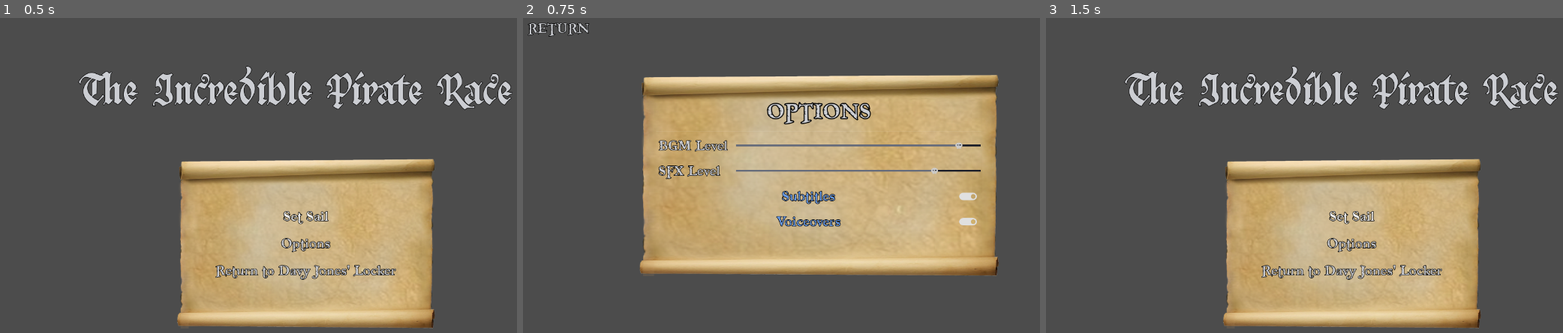
Above: before the commit, frames 1-3 (left to right).
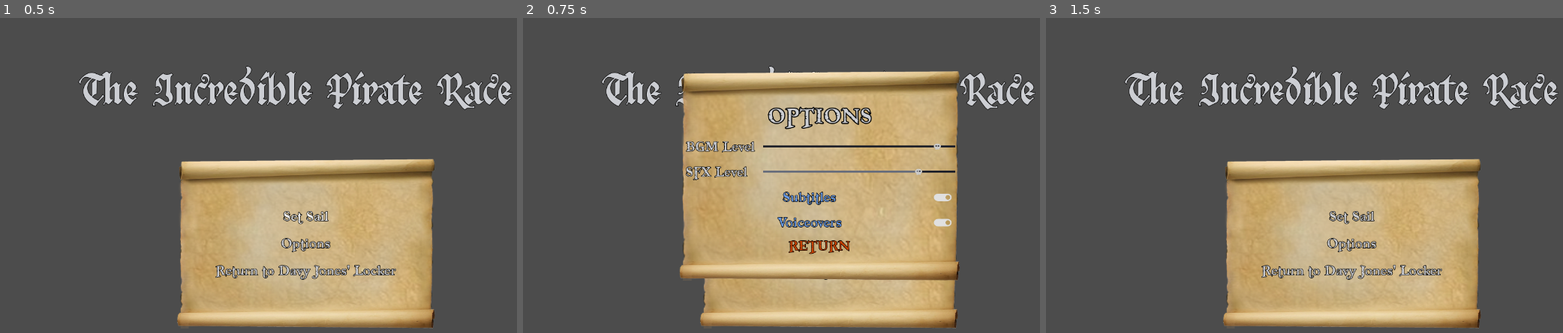
Above: after the commit, the same moments.

Repository: Inglo-Games/GodotWildJam19
Game: Godot game, scene res://scenes/main_menu.tscn
The game is run twice, just before and just after one commit, with the same random seed, the same clock (stepped at 60 frames per second) and the same inputs.
Inputs:
- Up to frame 1 (0.5 s): no input
- Up to frame 2 (0.75 s): click "Options" at 0.5 s
- Up to frame 3 (1.5 s): click "RETURN" at 1.25 s

Frame 1 is identical in both runs. In frame 2, 30% of the frame differs, in the area x 0-100%, y 1-99%; in frame 3, less than 0.1%.

Commit message:
Changing options menu to popup

Diff:
--- a/scenes/options.tscn
+++ b/scenes/options.tscn
@@ -1,10 +1,8 @@
-[gd_scene load_steps=7 format=2]
+[gd_scene load_steps=5 format=2]
 
 [ext_resource path="res://assets/menu.theme" type="Theme" id=1]
 [ext_resource path="res://assets/fonts/Freebooter.ttf" type="DynamicFontData" id=2]
 [ext_resource path="res://scripts/options.gd" type="Script" id=3]
-[ext_resource path="res://assets/audio/waves.ogg" type="AudioStream" id=4]
-[ext_resource path="res://assets/audio/gulls.ogg" type="AudioStream" id=5]
 
 [sub_resource type="DynamicFont" id=1]
 size = 64
@@ -13,71 +11,53 @@
 use_filter = true
 font_data = ExtResource( 2 )
 
-[node name="options" type="Control"]
+[node name="options" type="PopupPanel"]
+visible = true
 anchor_top = -0.00107469
 anchor_right = 1.0
 anchor_bottom = 0.998925
-margin_left = -1.16635
-margin_right = -1.16638
+margin_top = 0.773777
+margin_right = -680.0
+margin_bottom = -269.226
+rect_min_size = Vector2( 600, 450 )
 theme = ExtResource( 1 )
+popup_exclusive = true
 script = ExtResource( 3 )
 __meta__ = {
 "_edit_use_anchors_": false
 }
 
-[node name="back_btn" type="Button" parent="."]
-margin_left = 19.0003
-margin_top = 25.0002
-margin_right = 151.0
-margin_bottom = 67.0002
-focus_neighbour_bottom = NodePath("../panel/vbox/sliders_container/bgm_slider")
-focus_next = NodePath("../panel/vbox/sliders_container/bgm_slider")
-text = "RETURN"
-align = 0
+[node name="vbox" type="VBoxContainer" parent="."]
+anchor_left = 0.05
+anchor_top = 0.1
+anchor_right = 0.95
+anchor_bottom = 0.9
+margin_left = -18.8963
+margin_top = 9.52975
+margin_right = 20.7469
+margin_bottom = -2.0
+alignment = 1
 __meta__ = {
 "_edit_use_anchors_": false
 }
 
-[node name="panel" type="Panel" parent="."]
-anchor_left = 0.2
-anchor_top = 0.2
-anchor_right = 0.8
-anchor_bottom = 0.8
-__meta__ = {
-"_edit_use_anchors_": false
-}
-
-[node name="vbox" type="VBoxContainer" parent="panel"]
-anchor_left = 0.05
-anchor_top = 0.1
-anchor_right = 0.95
-anchor_bottom = 0.9
-__meta__ = {
-"_edit_use_anchors_": false
-}
-
-[node name="title" type="Label" parent="panel/vbox"]
-margin_right = 691.0
-margin_bottom = 73.0
+[node name="title" type="Label" parent="vbox"]
+margin_top = 6.0
+margin_right = 579.0
+margin_bottom = 79.0
 custom_fonts/font = SubResource( 1 )
 text = "OPTIONS"
 align = 1
-valign = 1
 
-[node name="HSeparator" type="HSeparator" parent="panel/vbox"]
-margin_top = 77.0
-margin_right = 691.0
-margin_bottom = 81.0
-
-[node name="sliders_container" type="GridContainer" parent="panel/vbox"]
-margin_top = 85.0
-margin_right = 691.0
-margin_bottom = 189.0
+[node name="sliders_container" type="GridContainer" parent="vbox"]
+margin_top = 83.0
+margin_right = 579.0
+margin_bottom = 187.0
 custom_constants/vseparation = 4
 custom_constants/hseparation = 14
 columns = 2
 
-[node name="bgm_label" type="Label" parent="panel/vbox/sliders_container"]
+[node name="bgm_label" type="Label" parent="vbox/sliders_container"]
 margin_right = 156.0
 margin_bottom = 50.0
 text = "BGM Level"
@@ -85,10 +65,10 @@
 "_edit_use_anchors_": false
 }
 
-[node name="bgm_slider" type="HSlider" parent="panel/vbox/sliders_container"]
+[node name="bgm_slider" type="HSlider" parent="vbox/sliders_container"]
 margin_left = 170.0
 margin_top = 18.0
-margin_right = 691.0
+margin_right = 579.0
 margin_bottom = 31.0
 focus_neighbour_top = NodePath("../../../../back_btn")
 focus_neighbour_bottom = NodePath("../sfx_slider")
@@ -99,7 +79,7 @@
 min_value = -72.0
 max_value = 6.0
 
-[node name="sfx_label" type="Label" parent="panel/vbox/sliders_container"]
+[node name="sfx_label" type="Label" parent="vbox/sliders_container"]
 margin_top = 54.0
 margin_right = 156.0
 margin_bottom = 104.0
@@ -108,10 +88,10 @@
 "_edit_use_anchors_": false
 }
 
-[node name="sfx_slider" type="HSlider" parent="panel/vbox/sliders_container"]
+[node name="sfx_slider" type="HSlider" parent="vbox/sliders_container"]
 margin_left = 170.0
 margin_top = 72.0
-margin_right = 691.0
+margin_right = 579.0
 margin_bottom = 85.0
 focus_neighbour_top = NodePath("../bgm_slider")
 focus_neighbour_bottom = NodePath("../../subs_btn")
@@ -122,10 +102,10 @@
 min_value = -72.0
 max_value = 6.0
 
-[node name="subs_btn" type="CheckButton" parent="panel/vbox"]
-margin_top = 193.0
-margin_right = 691.0
-margin_bottom = 243.0
+[node name="subs_btn" type="CheckButton" parent="vbox"]
+margin_top = 191.0
+margin_right = 579.0
+margin_bottom = 241.0
 focus_neighbour_top = NodePath("../sliders_container/sfx_slider")
 focus_neighbour_bottom = NodePath("../voice_btn")
 focus_next = NodePath("../voice_btn")
@@ -134,27 +114,23 @@
 text = "Subtitles"
 align = 1
 
-[node name="voice_btn" type="CheckButton" parent="panel/vbox"]
-margin_top = 247.0
-margin_right = 691.0
-margin_bottom = 297.0
+[node name="voice_btn" type="CheckButton" parent="vbox"]
+margin_top = 245.0
+margin_right = 579.0
+margin_bottom = 295.0
 focus_neighbour_top = NodePath("../subs_btn")
 focus_previous = NodePath("../subs_btn")
 pressed = true
 text = "Voiceovers"
 align = 1
 
-[node name="waves" type="AudioStreamPlayer" parent="."]
-stream = ExtResource( 4 )
-autoplay = true
-bus = "SFX"
-
-[node name="gulls" type="AudioStreamPlayer" parent="."]
-stream = ExtResource( 5 )
-autoplay = true
-bus = "SFX"
-[connection signal="button_up" from="back_btn" to="." method="_on_back_btn_button_up"]
-[connection signal="value_changed" from="panel/vbox/sliders_container/bgm_slider" to="." method="_on_bgm_slider_value_changed"]
-[connection signal="value_changed" from="panel/vbox/sliders_container/sfx_slider" to="." method="_on_sfx_slider_value_changed"]
-[connection signal="toggled" from="panel/vbox/subs_btn" to="." method="_on_subs_btn_toggled"]
-[connection signal="toggled" from="panel/vbox/voice_btn" to="." method="_on_voice_btn_toggled"]
+[node name="back_btn" type="Button" parent="vbox"]
+margin_top = 299.0
+margin_right = 579.0
+margin_bottom = 341.0
+text = "RETURN"
+[connection signal="value_changed" from="vbox/sliders_container/bgm_slider" to="." method="_on_bgm_slider_value_changed"]
+[connection signal="value_changed" from="vbox/sliders_container/sfx_slider" to="." method="_on_sfx_slider_value_changed"]
+[connection signal="toggled" from="vbox/subs_btn" to="." method="_on_subs_btn_toggled"]
+[connection signal="toggled" from="vbox/voice_btn" to="." method="_on_voice_btn_toggled"]
+[connection signal="button_up" from="vbox/back_btn" to="." method="_on_back_btn_button_up"]
--- a/scenes/pause_menu.tscn
+++ b/scenes/pause_menu.tscn
@@ -1,16 +1,18 @@
-[gd_scene load_steps=3 format=2]
+[gd_scene load_steps=4 format=2]
 
 [ext_resource path="res://assets/menu.theme" type="Theme" id=1]
 [ext_resource path="res://scripts/pause_menu.gd" type="Script" id=2]
+[ext_resource path="res://assets/fonts/Freebooter_25_1.tres" type="DynamicFont" id=3]
 
 [node name="pause_menu" type="PopupPanel"]
 pause_mode = 2
+visible = true
 anchor_right = 0.1
 anchor_bottom = 0.1
 margin_left = 1.0
 margin_top = -1.0
-margin_right = 274.0
-margin_bottom = 278.0
+margin_right = 273.0
+margin_bottom = 227.0
 theme = ExtResource( 1 )
 popup_exclusive = true
 script = ExtResource( 2 )
@@ -18,36 +20,45 @@
 "_edit_use_anchors_": false
 }
 
-[node name="Label" type="Label" parent="."]
+[node name="VBoxContainer" type="VBoxContainer" parent="."]
 margin_left = 11.1037
 margin_top = 54.5298
-margin_right = 391.747
-margin_bottom = 304.0
-text = "GAME PAUSED"
-align = 1
-uppercase = true
-
-[node name="VBoxContainer" type="VBoxContainer" parent="."]
-margin_left = 11.0
-margin_top = 122.0
-margin_right = 392.0
-margin_bottom = 304.0
+margin_right = 390.747
+margin_bottom = 253.0
 custom_constants/separation = 13
 alignment = 1
 __meta__ = {
 "_edit_use_anchors_": false
 }
 
+[node name="Label" type="Label" parent="VBoxContainer"]
+margin_top = 17.0
+margin_right = 379.0
+margin_bottom = 67.0
+text = "GAME PAUSED"
+align = 1
+uppercase = true
+
 [node name="resume_btn" type="Button" parent="VBoxContainer"]
-margin_top = 42.0
-margin_right = 381.0
-margin_bottom = 84.0
+margin_top = 80.0
+margin_right = 379.0
+margin_bottom = 105.0
+custom_fonts/font = ExtResource( 3 )
 text = "FIGHT ON!"
 
+[node name="opts_btn" type="Button" parent="VBoxContainer"]
+margin_top = 118.0
+margin_right = 379.0
+margin_bottom = 143.0
+custom_fonts/font = ExtResource( 3 )
+text = "CONFIGURE CARGO"
+
 [node name="quit_btn" type="Button" parent="VBoxContainer"]
-margin_top = 97.0
-margin_right = 381.0
-margin_bottom = 139.0
+margin_top = 156.0
+margin_right = 379.0
+margin_bottom = 181.0
+custom_fonts/font = ExtResource( 3 )
 text = "RETIRE..."
 [connection signal="button_up" from="VBoxContainer/resume_btn" to="." method="_on_resume_btn_button_up"]
+[connection signal="button_up" from="VBoxContainer/opts_btn" to="." method="_on_opts_btn_button_up"]
 [connection signal="button_up" from="VBoxContainer/quit_btn" to="." method="_on_quit_btn_button_up"]
--- a/scripts/main_menu.gd
+++ b/scripts/main_menu.gd
@@ -1,4 +1,6 @@
 extends Control
+
+onready var OptionsMenu = preload("res://scenes/options.tscn")
 
 func _ready():
 	$panel/container/start_btn.grab_focus()
@@ -7,7 +9,9 @@
 	get_tree().change_scene("res://scenes/world.tscn")
 
 func _on_options_btn_button_up():
-	get_tree().change_scene("res://scenes/options.tscn")
+	var opts = OptionsMenu.instance()
+	add_child(opts)
+	opts.popup_centered()
 
 func _on_quit_btn_button_up():
 	get_tree().quit()
--- a/scripts/options.gd
+++ b/scripts/options.gd
@@ -1,11 +1,11 @@
-extends Control
+extends PopupPanel
 
 var subtitles := true
 var voices := true
 
 func _ready():
-	$panel/vbox/sliders_container/bgm_slider.value = AudioServer.get_bus_volume_db(AudioServer.get_bus_index("BGM"))
-	$panel/vbox/sliders_container/sfx_slider.value = AudioServer.get_bus_volume_db(AudioServer.get_bus_index("SFX"))
+	$vbox/sliders_container/bgm_slider.value = AudioServer.get_bus_volume_db(AudioServer.get_bus_index("BGM"))
+	$vbox/sliders_container/sfx_slider.value = AudioServer.get_bus_volume_db(AudioServer.get_bus_index("SFX"))
 
 func _on_bgm_slider_value_changed(value):
 	AudioServer.set_bus_volume_db(AudioServer.get_bus_index("BGM"), value)
@@ -20,4 +20,4 @@
 	voices = button_pressed
 
 func _on_back_btn_button_up():
-	get_tree().change_scene("res://scenes/main_menu.tscn")
+	queue_free()
--- a/scripts/pause_menu.gd
+++ b/scripts/pause_menu.gd
@@ -1,13 +1,17 @@
 extends Control
 
-func _process(_delta):
-	pass
-	#if(Input.is_action_just_pressed("ui_cancel")):
-		#_on_resume_btn_button_up()
+onready var OptionsMenu = preload("res://scenes/options.tscn")
 
 func _on_resume_btn_button_up():
 	get_tree().paused = false
 	queue_free()
 
+func _on_opts_btn_button_up():
+	var opts = OptionsMenu.instance()
+	add_child(opts)
+	opts.popup_centered()
+
 func _on_quit_btn_button_up():
+	get_tree().paused = false
+	queue_free()
 	get_tree().change_scene("res://scenes/main_menu.tscn")
